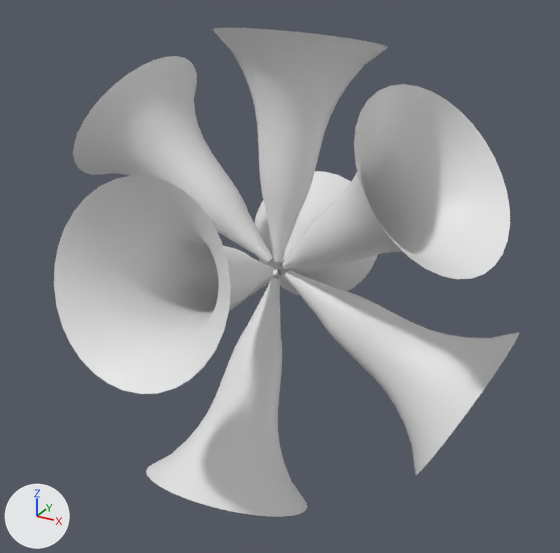
Renders of the FBX model Content/VFXs/Meshes/Trumpets.fbx from each side of a commit.
Camera for both pictures: a 50 mm camera at (6.91, -12.44, 6.04) aimed at (0.09, -0.04, -0.17). Every picture has the same lights, and +X, +Y and +Z are marked at lower left.

Names of what the first picture shows: 'Trumpet.001'.
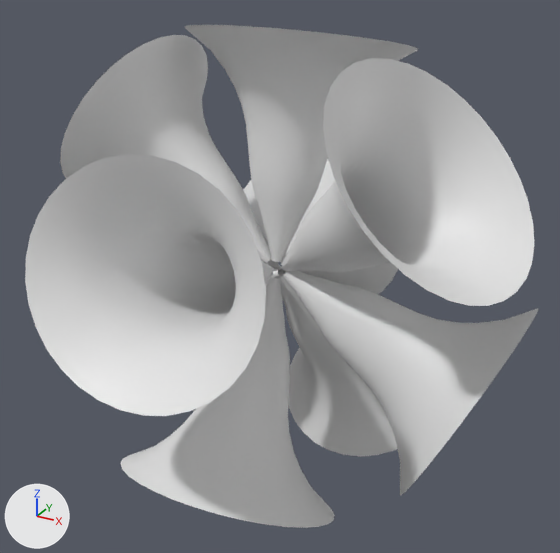
Edits to the bpy script that builds the scene:
```text
Change me_cylinder:
    where me_cylinder.from_pydata(...)  # 3584 vertices, 3328 faces; spans x -4.57..4.72, y -4.54..4.74, z -4.84..4.25
    used by ob_trumpet_001; location = (0.03, -0.03, 0.12); rotation_euler = (-0.208, 0.0, 0.0), in degrees (-12, 0, 0)
    me_cylinder part 1: the loose piece of 448 vertices spanning x -1.67..1.58, y -4.54..-0.17, z -1.35..1.88 is multiplied about its middle by the matrix ((0.857, 0.109, -0.425), (0.021, 0.799, 0.349), (0.703, -0.281, 0.95)), then moved by (-0.38, 0.65, 0.64)
    me_cylinder part 2: the loose piece of 448 vertices spanning x 0.15..4.47, y -3.1..0.04, z -0.11..3.57 is multiplied about its middle by the matrix ((0.704, -0.346, -0.261), (0.164, 0.449, -0.912), (0.629, 0.99, 0.362)), then moved by (-0.62, -0.47, -1.29)
    me_cylinder part 3: the loose piece of 448 vertices spanning x -4.53..0.01, y -1.05..2.19, z -3.5..-0.16 is multiplied about its middle by the matrix ((0.288, -0.326, 0.707), (0.831, 0.038, -0.662), (0.181, 1.107, 0.369)), then moved by (0.22, -1.4, 1.09)
    me_cylinder part 4: the loose piece of 448 vertices spanning x -2.75..0.36, y 0.21..4.74, z -1.77..1.47 is multiplied about its middle by the matrix ((-0.191, -0.602, 0.543), (-1.095, 0.032, 0.0), (-0.101, -0.624, -0.942)), then moved by (0.0, -0.9, -1.1)
    me_cylinder part 5: the loose piece of 448 vertices spanning x -4.57..-0.14, y -1.66..1.58, z -0.08..3.76 is multiplied about its middle by the matrix ((0.773, -0.376, 0.193), (0.178, 0.437, 0.873), (-0.29, -1.019, 0.561)), then moved by (1.02, 1.29, -0.01)
    me_cylinder part 6: the loose piece of 448 vertices spanning x -1.62..1.63, y -2.74..0.38, z -4.84..-0.31 is multiplied about its middle by the matrix ((0.857, 0.118, -0.378), (0.021, 0.944, 0.175), (0.703, -0.308, 0.851)), then moved by (0.75, -0.35, 0.69)
    me_cylinder part 7: the loose piece of 448 vertices spanning x 0.18..4.72, y -1.22..2.02, z -3.45..-0.11 is multiplied about its middle by the matrix ((-0.155, 0.518, -0.787), (0.558, -0.588, -0.423), (-0.824, -0.66, -0.531)), then moved by (-1.3, 1.47, 0.3)
    me_cylinder part 8: the loose piece of 448 vertices spanning x 0.15..4.47, y -3.1..0.04, z -0.11..3.57 is copied, and the copy is multiplied about its middle by the matrix ((0.315, -0.704, 0.185), (0.901, 0.575, -0.202), (-0.155, 0.31, 1.145)), then moved by (-0.11, 2.27, -0.55); it spans x 0.12..3.53, y -0.05..3.27, z -0.31..3.37
    me_cylinder part 9: the loose piece of 448 vertices spanning x -1.63..1.63, y -1.63..1.63, z 0.03..4.25 is copied, and the copy is multiplied about its middle by the matrix ((0.983, 0.159, -0.006), (-0.079, 0.413, 0.764), (0.231, -1.061, 0.418)), then moved by (-0.02, 1.8, -1.32); it spans x -1.65..1.58, y 0.15..4.09, z -0.15..3.47
Change ob_trumpet_001:
    ob_trumpet_001.location: (0.03, -0.03, 0.12) -> (0.08, 0.08, 0.05)
    ob_trumpet_001.rotation_euler: (-0.208, 0.0, 0.0) -> (-1.361, 0.104, -0.532)  # degrees (-12, 0, 0) -> degrees (-78, 6, -30)
    ob_trumpet_001.scale: (1.0, 1.0, 1.0) -> (1.37, 1.19, 1.0)
```

Changed parts and their boxes [x1, y1, x2, y2] in the pictures (560 x 553 px; the box of a moved part takes in the faces that stretch with it):
'Trumpet.001', reshaped, moved, turned, rescaled: before [54, 28, 519, 517]; after [25, 25, 538, 528]
part 1 of me_cylinder, moved or reshaped: before [54, 175, 274, 394]; after [185, 25, 418, 262]
part 2 of me_cylinder, moved or reshaped: before [282, 84, 510, 279]; after [281, 58, 534, 306]
part 3 of me_cylinder, moved or reshaped: before [229, 268, 282, 311]; after [60, 35, 272, 264]
part 4 of me_cylinder, moved or reshaped: before [255, 171, 378, 296]; after [265, 268, 284, 286]
part 5 of me_cylinder, moved or reshaped: before [73, 56, 273, 263]; after [243, 159, 398, 301]
part 6 of me_cylinder, moved or reshaped: before [146, 278, 307, 517]; after [25, 154, 273, 416]
part 7 of me_cylinder, moved or reshaped: before [284, 270, 519, 475]; after [120, 277, 335, 528]
part 8 of me_cylinder, added: after [283, 271, 538, 495]
part 9 of me_cylinder, added: after [277, 270, 397, 456]
